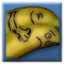
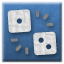
Layers edited between the first and the second 64 x 64 image:
added group "randomat" with 2 layers above "dancegun" over bbox(7, 8, 58, 57)
added layer "Ebene 55" in group "randomat" over bbox(7, 9, 57, 56)
hid group "snuggle_struggle" (1 layers) over bbox(5, 6, 60, 59)
